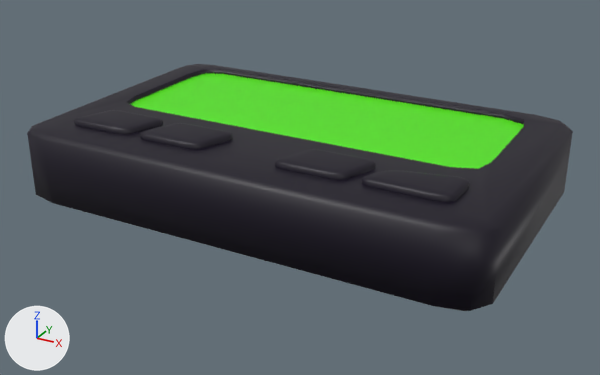
Renders of the FBX model Assets/Isabel fOLDER/pager.fbx from each side of a commit.
One viewpoint serves both versions: a 50 mm lens placed at (5.053, -1.72, 3.319), pointed at (3.663, 0.806, 2.056). The axes (+X, +Y, +Z) are drawn at lower left. The lights are the same throughout. The first picture is the older version.

The first picture shows 'pager'.
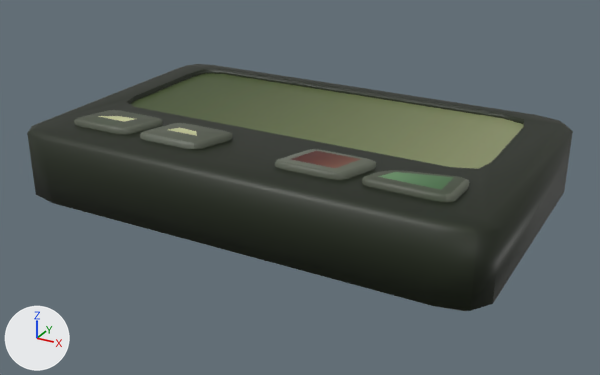
Commit message: Added pager

What differs and where, as boxes [x1, y1, x2, y2] in the pictures (600 x 375 px; the box of a moved part takes in the faces that stretch with it):
'pager', surface changed, reshaped: [27, 64, 573, 311] in both
part 1 of me_cube_002, moved or reshaped: [77, 110, 229, 143] in both
part 2 of me_cube_002, surface changed: [38, 70, 527, 291] in both
part 3 of me_cube_002, recoloured: [131, 73, 524, 169] in both

Patch to the scene script:
```diff
--- a/Assets/Isabel fOLDER/pager.fbx.py
+++ b/Assets/Isabel fOLDER/pager.fbx.py
@@ img_color_gradienttex_jpg @@
+img_color_gradienttex_jpg = load_image('Color_gradienttex.jpg', '../Textures/Color_gradienttex.jpg', 2048, 1925, 'sRGB')
@@ mat_material_008 @@
 mat_material_008 = principled_material('Material.008')
-mat_material_008.base_color = (0.0028, 0.0, 0.00995)  # black #090019
+mat_material_008.texture = img_color_gradienttex_jpg
@@ me_cube_002 @@
 me_cube_002.from_pydata(...)  # 266 vertices, 279 faces; spans x -0.9..0.9, y -1.0..1.0, z -1.18..1.0
 # used by ob_pager; location = (3.64, 0.848, 2.152); rotation_euler = (0.0, 0.0, -3.142), in degrees (0, 0, -180); scale = (-1.0, -0.556, -0.148)
-me_cube_002.vertices[139].co = (-0.67, -0.72, -1.18)  # pixel (86, 117)
-me_cube_002.vertices[149].co = (-0.63, -0.52, -1.18)  # pixel (114, 110)
-me_cube_002.vertices[160].co = (-0.51, -0.72, -1.18)  # pixel (121, 124)
-me_cube_002.vertices[171].co = (-0.47, -0.52, -1.18)  # pixel (149, 117)
-me_cube_002.vertices[183].co = (-0.37, -0.72, -1.18)  # pixel (153, 131)
-me_cube_002.vertices[193].co = (-0.33, -0.52, -1.18)  # pixel (180, 123)
-me_cube_002.vertices[204].co = (-0.2, -0.72, -1.18)  # pixel (191, 138)
-me_cube_002.vertices[215].co = (-0.17, -0.52, -1.18)  # pixel (218, 131)
+# me_cube_002 part 1
+me_cube_002.vertices[139].co = (-0.65, -0.67, -1.18)  # pixel (97, 116)
+me_cube_002.vertices[149].co = (-0.58, -0.59, -1.18)  # pixel (118, 115)
+me_cube_002.vertices[160].co = (-0.52, -0.66, -1.18)  # pixel (124, 121)
+me_cube_002.vertices[171].co = (-0.5, -0.58, -1.18)  # pixel (137, 118)
+me_cube_002.vertices[183].co = (-0.34, -0.66, -1.18)  # pixel (166, 129)
+me_cube_002.vertices[193].co = (-0.31, -0.58, -1.18)  # pixel (179, 127)
+me_cube_002.vertices[204].co = (-0.21, -0.66, -1.18)  # pixel (197, 135)
+me_cube_002.vertices[215].co = (-0.24, -0.59, -1.18)  # pixel (196, 131)
+# me_cube_002 part 2: 278 kept faces spanning x -0.9..0.9, y -1.0..1.0, z -1.18..1.0 get new texture (UV) coordinates
+# me_cube_002 part 3: 19 faces spanning x -0.74..0.74, y -0.28..0.83, z -0.87 switch from mat_material_007 (green #54e700) to mat_material_008 (picture img_color_gradienttex_jpg)
```
